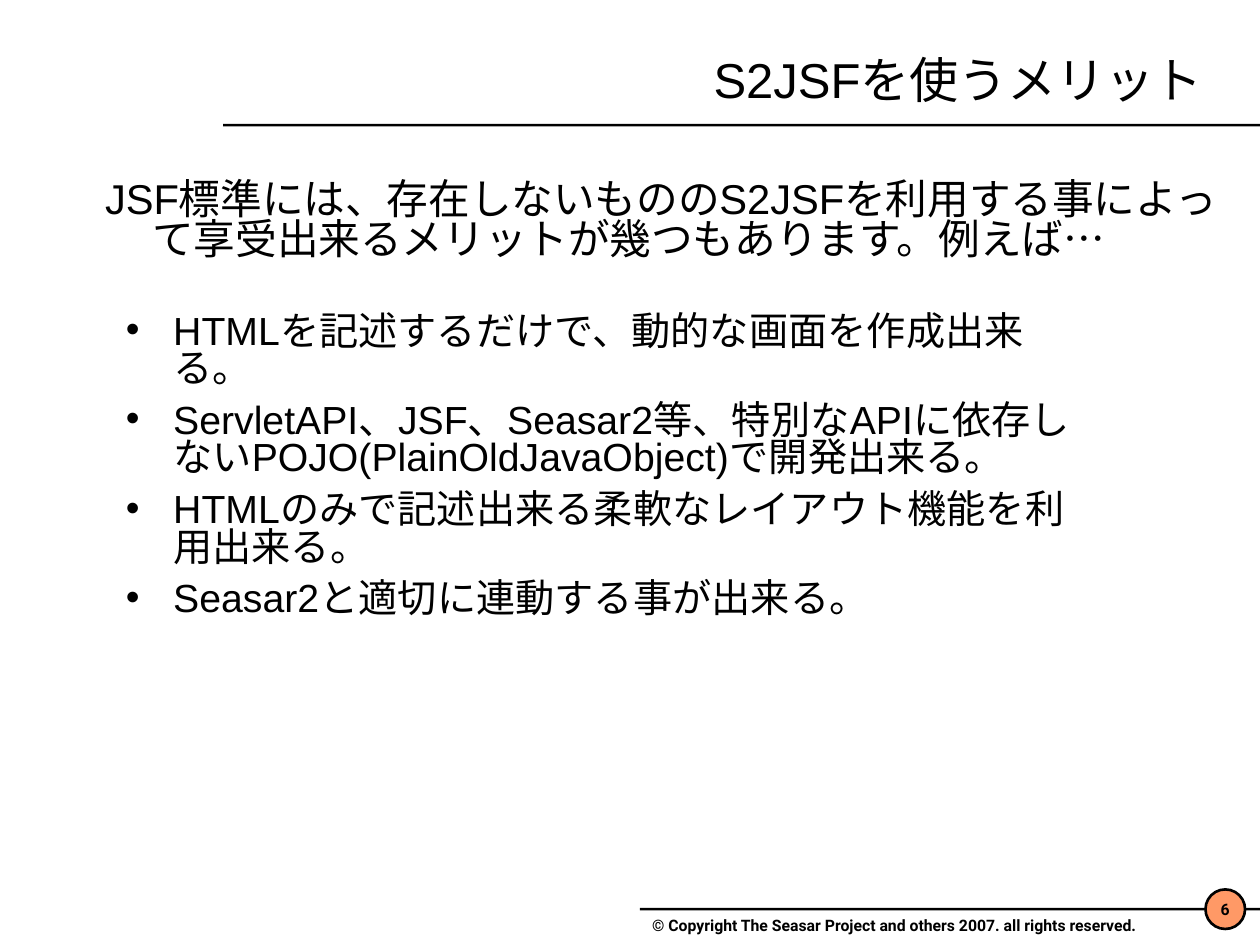
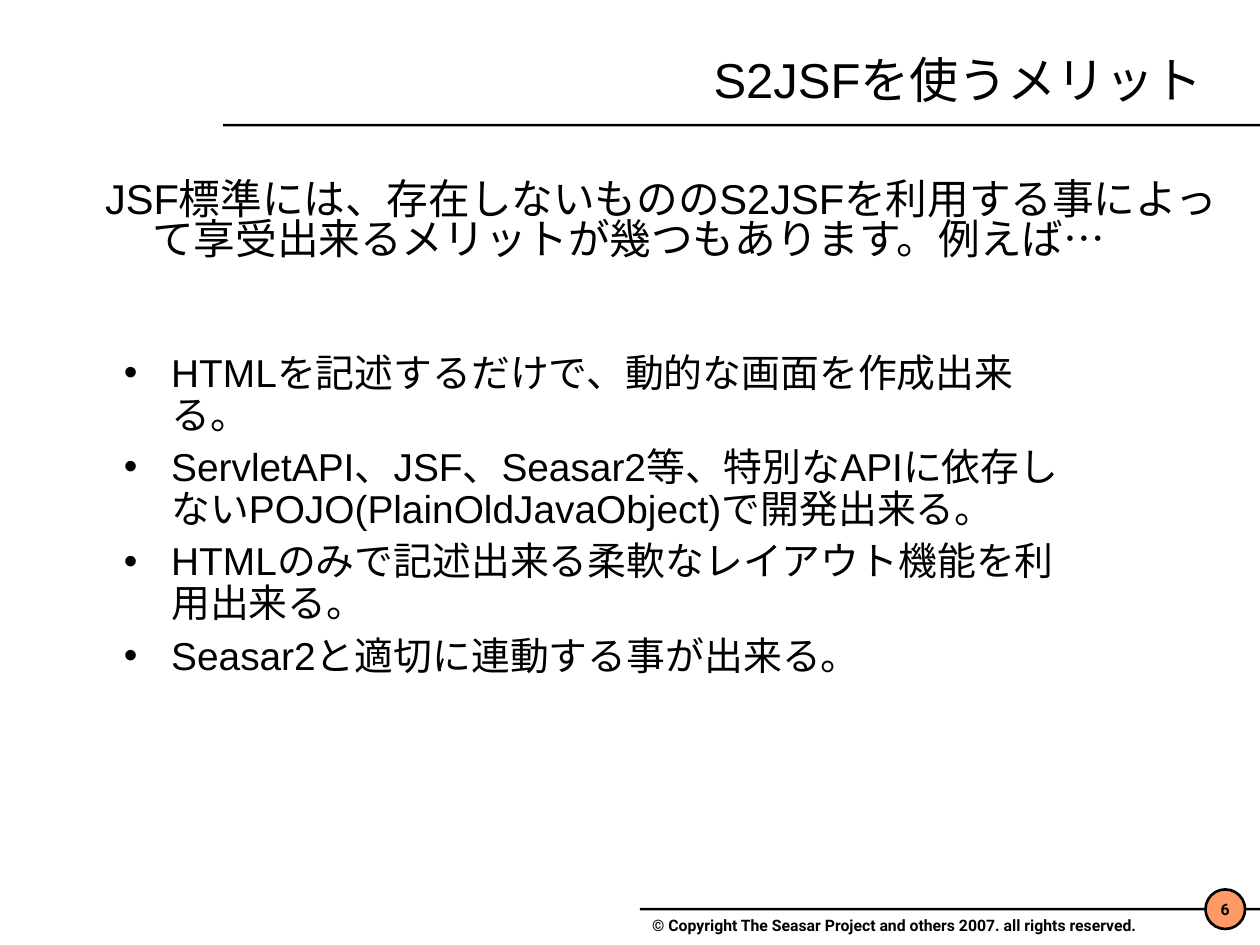
Before and after one commit to seasarorg/seasar2, a slide deck: slide 6 of seasar2_tutorial/S2JSF.ppt. Drawn at 1260x945 pixels with LibreOffice and Linux fonts; fonts in the diff are those of the drawing; background and template pictures are left out. Boxes give left, top, right and bottom in pixels: in the first picture for what was removed or moved away, otherwise in the second. Text is boxed around its words. In the diff, an @@ line names an element or a change of style, - is before the commit and + after.

Commit message:
パワーポイントのレイアウトのずれを修正。

```diff
--- a/seasar2_tutorial/S2JSF.ppt
+++ b/seasar2_tutorial/S2JSF.ppt
@@ text "HTMLを記述するだけで、動的な画面を作成出来る。": place and size @@
-text "HTMLを記述するだけで、動的な画面を作成出来る。" at (173, 314, 1070, 616)
+text "HTMLを記述するだけで、動的な画面を作成出来る。" at (171, 356, 1058, 674)
@@ text "HTMLを記述するだけで、動的な画面を作成出来る。" at (171, 356, 1058, 674): size 22.4 to 22.2 pt; line spacing 0.8 to 0.9; less space between paragraphs @@
```
Also in this commit, not shown: 21 other slides changed, 3 other files.
